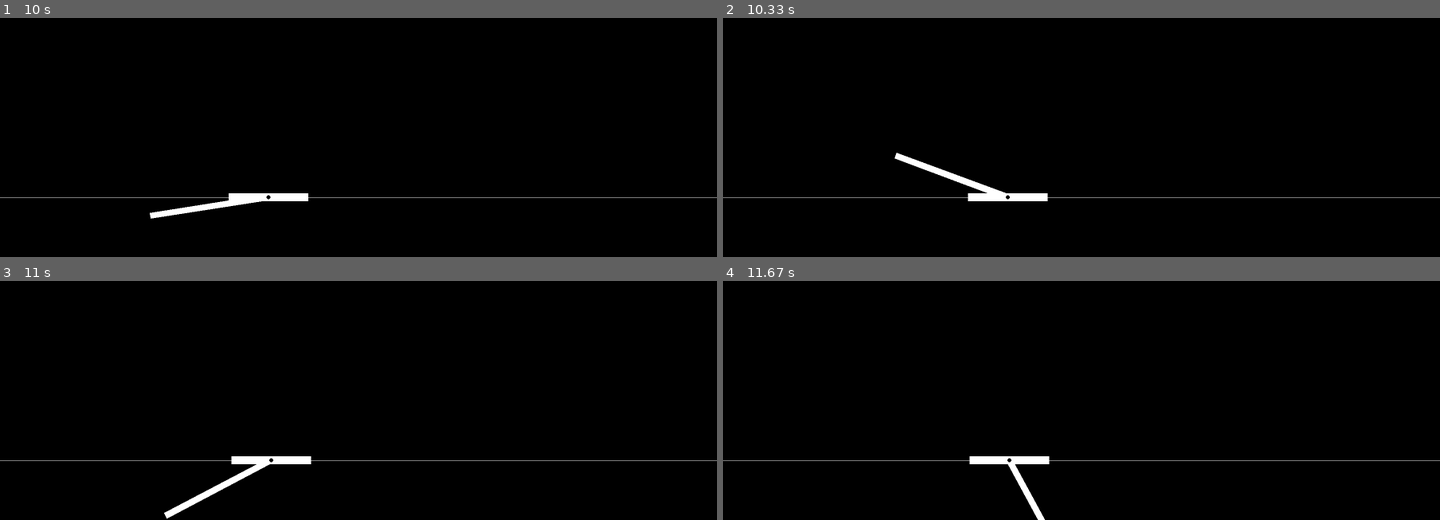
Above: before the commit, frames 1-4 (two rows, left to right).
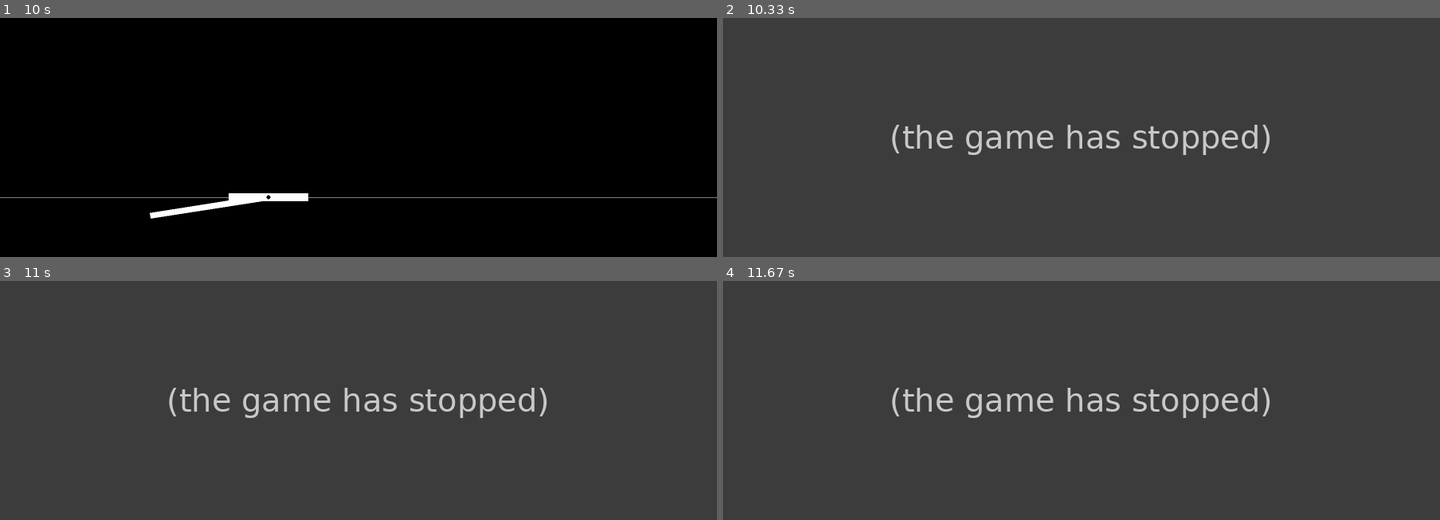
Above: after the commit, the same moments.

Repository: antosjakub/gamiq
Game: pygame game, started from cartpole_visualize.py
Two runs of this game, one before a commit and one after it. Both use one fixed random seed, a clock stepped at 60 frames per second and the inputs below.
Inputs:
- Up to frame 1 (10 s): hold Left 0.33-0.87 s; hold Left 0.9-1.3 s; hold Right 1.33-1.97 s; hold Left 2-2.47 s; hold Right 2.5-2.97 s; hold Right 3-3.47 s; hold Left 3.5-4.03 s; hold Left 4.07-4.47 s; hold Right 4.5-5.13 s; hold Left 5.17-5.63 s; hold Right 5.67-6.13 s; hold Right 6.17-6.63 s; hold Left 6.67-7.2 s; hold Left 7.23-7.63 s; hold Right 7.67-8.3 s; hold Left 8.33-8.8 s; hold Right 8.83-9.3 s; hold Right 9.33-9.8 s; hold Left from 9.83 s (still down)
- Up to frame 2 (10.33 s): keep holding Left
- Up to frame 3 (11 s): release Left at 10.37 s; hold Left 10.4-10.8 s; hold Right from 10.83 s (still down)
- Up to frame 4 (11.67 s): release Right at 11.47 s; hold Left from 11.5 s (still down)

Frame 1 is identical in both runs. In frame 2, 100% of the frame differs, in the area x 0-100%, y 0-100%; in frame 3, 100%; in frame 4, 100%.
After the commit the program exited at 10 s; later frames show no game.

Commit message:
rearange and logg to file

Diff:
--- a/cartpole_physics.py
+++ b/cartpole_physics.py
@@ -31,14 +31,14 @@
           the pole's angular acceleration
     """
 
-    def __init__(self, pole_length, x, x_dot, theta, theta_dot):
+    def __init__(self, pole_length=300, x=0, x_dot=0, theta=0, theta_dot=0):
         self.l = pole_length
         self.x = x
         self.x_dot = x_dot
         self.theta = theta
         self.theta_dot = theta_dot
 
-    def step(self, dt, action):
+    def step(self, action, dt=0.02):
         if self.theta < np.pi/2 and self.theta > -np.pi/2:
             mult_fact = -action
         else:
@@ -52,5 +52,3 @@
         theta_double_dot -= 0.002*self.theta_dot / dt
         self.theta_dot += theta_double_dot * dt
         self.theta += self.theta_dot * dt
-
-        print(self.theta, self.x)
--- a/cartpole_visualize.py
+++ b/cartpole_visualize.py
@@ -1,7 +1,7 @@
 import pygame
 from pygame.math import Vector2
+import cartpole_physics
 import numpy as np
-import cartpole_physics
 
 
 # Initialize Pygame
@@ -37,6 +37,7 @@
 )
 
 i = 0
+data = []
 # Game loop
 running = True
 while running:
@@ -53,9 +54,13 @@
         #print("Right arrow is being held down.")
         action = 1
 
+    data.append([
+        cartpole.x, cartpole.x_dot, cartpole.theta, cartpole.theta_dot, action
+    ])
+
     dt = clock.tick(100)
     delta_t = dt/500
-    cartpole.step(delta_t, action)
+    cartpole.step(action, delta_t)
 
 
     # GRAPHICS
@@ -88,8 +93,13 @@
     pygame.display.update()
 
     i+=1
-    #if i > 100:
-    #    break
+    if i > 1000:
+        break
 
 # Quit Pygame
 pygame.quit()
+
+import csv
+with open('output.csv', 'w', newline='') as file:
+    writer = csv.writer(file)
+    writer.writerows(data)
